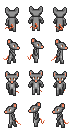
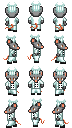
Layers edited between the first and the second 72px x 128px image:
added layer "ears-front" above "hat-chef" over [5, 38, 67, 107]
added layer "hat-chef" above "eyes-dark" over [6, 1, 66, 107]
added layer "shirt-chef" above "shoes-chef" over [5, 15, 67, 121]
added layer "shoes-chef" above "pants-chef" over [6, 29, 66, 128]
added layer "pants-chef" above "body" over [6, 23, 66, 128]
